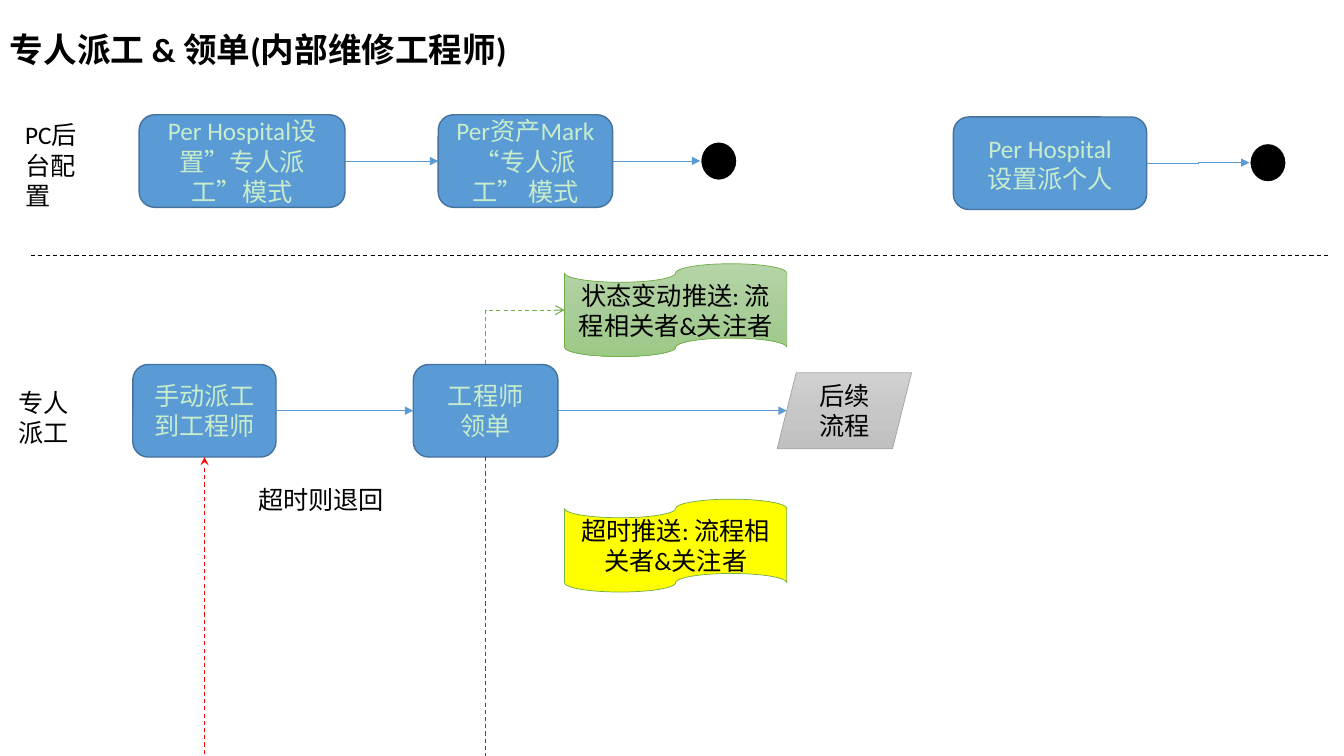
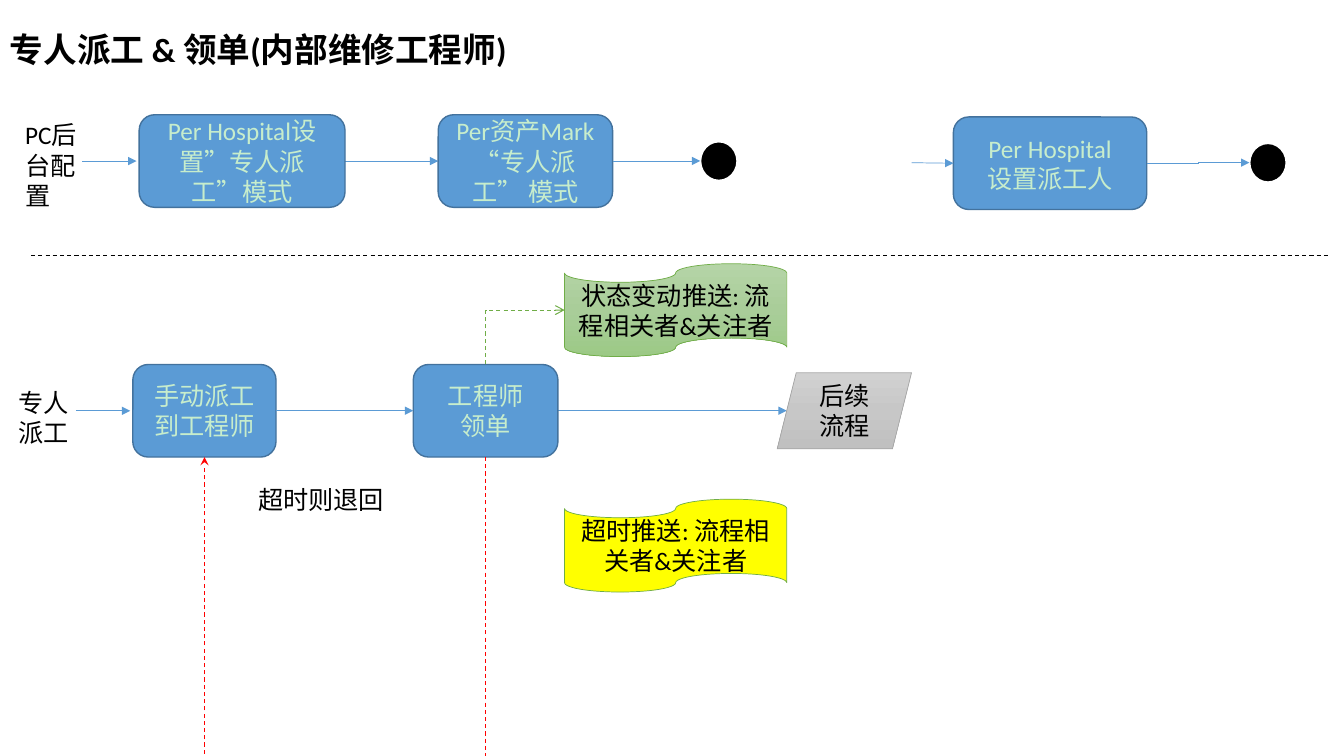
Before and after one commit to devhotmail/APMHome, a slide deck: slide 5 of Document/APM_bizflow.pptx (slide 4 before the commit). Drawn at 1344x756 pixels with LibreOffice and Linux fonts; fonts in the diff are those of the drawing. Boxes give left, top, right and bottom in pixels: in the first picture for what was removed or moved away, otherwise in the second. Text is boxed around its words. In the diff, an @@ line names an element or a change of style, - is before the commit and + after.

```diff
--- a/Document/APM_bizflow.pptx
+++ b/Document/APM_bizflow.pptx
@@ arrow added from (82, 161) to (136, 161), #5B9BD5 0.5 pt @@
@@ arrow added from (911, 162) to (954, 163), #5B9BD5 0.5 pt @@
@@ text in rounded rectangle at (987, 167, 1113, 190): text changed @@
-设置派个人
+设置派工人
@@ arrow added from (76, 411) to (130, 411), #5B9BD5 0.5 pt @@
```
Also in this commit, not shown: 4 other slides changed, 5 slides added, 1 other file.
